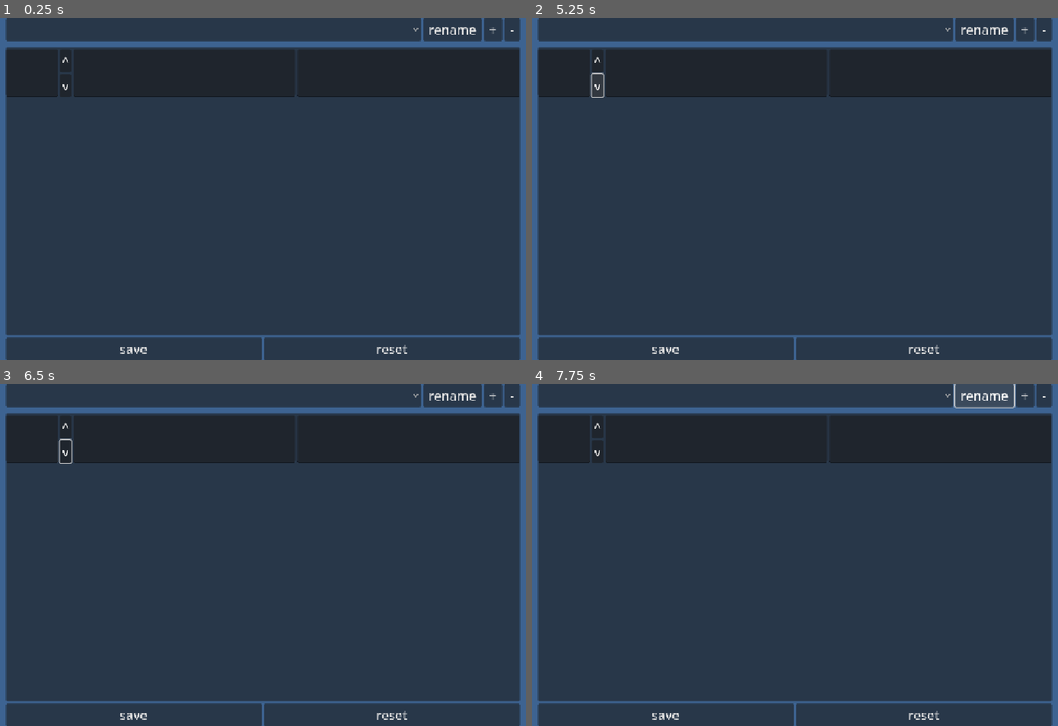
Above: before the commit, frames 1-4 (two rows, left to right).
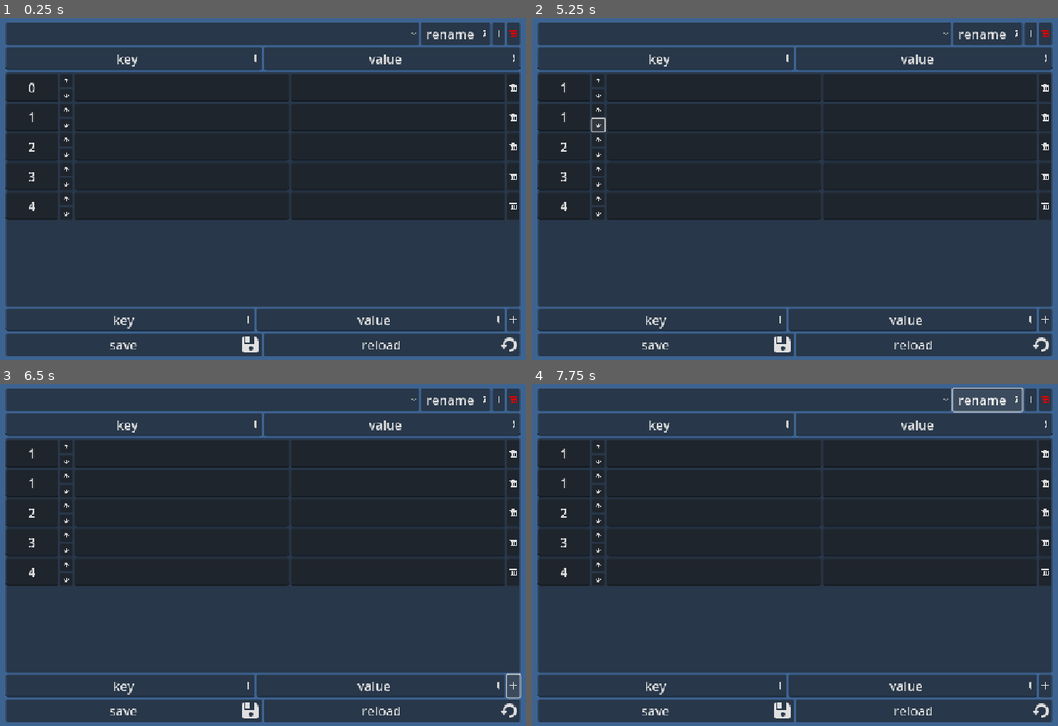
Above: after the commit, the same moments.

Repository: TheoLomeuBraga/list_it_all
Game: Godot game, scene res://main.tscn
Same seed, same stepped clock (60 frames per second), same inputs: the game is played once before the commit and once after it.
Inputs (mouse positions are in pixels of both pictures, inside the frame that each line leads up to; where the layout moved, square brackets give the same spot in the first picture):
- Up to frame 1 (0.25 s): no input
- Up to frame 2 (5.25 s): click "rename" at 0.5 s; click (1042, 28) at 1.25 s, where only the run before the commit has a clickable "-"; click (1047, 35) at 2.02 s; click (595, 59) at 2.75 s, where only the run before the commit has a clickable "^"; click (600, 79) at 3.52 s; click (595, 86) at 4.25 s, where only the run before the commit has a clickable "v"; click (600, 96) at 5.02 s
- Up to frame 3 (6.5 s): click (515, 684) at 5.77 s
- Up to frame 4 (7.75 s): click (1031, 401) [1026, 394] at 6.5 s; click "rename" at 7.25 s

The runs differ from the first frame. In frame 1, 44% of the frame differs, in the area x 1-99%, y 0-100%; in frame 2, 44%; in frame 3, 44%; in frame 4, 44%.

Commit message:
finish ui layout

Diff:
--- /dev/null
+++ b/icons/Add.svg
@@ -0,0 +1 @@
+<svg xmlns="http://www.w3.org/2000/svg" width="16" height="16"><path fill="#e0e0e0" d="m7 1v6h-6v2h6v6h2v-6h6v-2h-6v-6z"/></svg>
--- /dev/null
+++ b/icons/ArrowDown.svg
@@ -0,0 +1 @@
+<svg xmlns="http://www.w3.org/2000/svg" width="16" height="16"><path fill="none" stroke="#e0e0e0" stroke-linecap="round" stroke-linejoin="round" stroke-width="2" d="M8 5v7l4-4m-4 4L4 8"/></svg>
--- /dev/null
+++ b/icons/ArrowUp.svg
@@ -0,0 +1 @@
+<svg xmlns="http://www.w3.org/2000/svg" width="16" height="16"><path fill="none" stroke="#e0e0e0" stroke-linecap="round" stroke-linejoin="round" stroke-width="2" d="M8 11V4L4 8m4-4 4 4"/></svg>
--- /dev/null
+++ b/icons/Edit.svg
@@ -0,0 +1 @@
+<svg xmlns="http://www.w3.org/2000/svg" width="16" height="16"><path fill="#e0e0e0" d="m7 1c-.554 0-1 .446-1 1v2h4v-2c0-.554-.446-1-1-1zm-1 4v7l2 3 2-3v-7zm1 1h1v5h-1z"/></svg>
--- /dev/null
+++ b/icons/Reload.svg
@@ -0,0 +1 @@
+<svg xmlns="http://www.w3.org/2000/svg" width="16" height="16"><path fill="#e0e0e0" d="M5 8a4 4 0 1 1 4 4v2a6 6 0 1 0-6-6H1l3 4 3-4z"/></svg>
--- /dev/null
+++ b/icons/Remove.svg
@@ -0,0 +1 @@
+<svg xmlns="http://www.w3.org/2000/svg" width="16" height="16"><path fill="#e0e0e0" d="m5 1v1h-4v2h14v-2h-4v-1zm-3 4v8a2 2 0 0 0 2 2h8a2 2 0 0 0 2-2v-8zm1 2h2v6h-2zm4 0h2v6h-2zm4 0h2v6h-2z"/></svg>
--- /dev/null
+++ b/icons/Save.svg
@@ -0,0 +1 @@
+<svg xmlns="http://www.w3.org/2000/svg" width="16" height="16"><path fill="#e0e0e0" d="M3 1a2 2 0 0 0-2 2v10a2 2 0 0 0 2 2h10a2 2 0 0 0 2-2V4l-3-3h-1v6H3zm1 0v5h3V1zm4 8a1 1 0 0 1 0 4 1 1 0 0 1 0-4z"/></svg>
--- /dev/null
+++ b/item_list/list_item.gd
@@ -0,0 +1,61 @@
+extends HBoxContainer
+class_name ListItem
+
+func get_id() -> int:
+	return get_index()
+
+func set_id(id : int) -> void:
+	if id >= 0:
+		$id.text = str(id)
+		get_parent().move_child(self,id)
+	else:
+		return
+
+	var last_brother_id : int = get_parent().get_child_count()-1
+	if id > last_brother_id:
+		$id.text = str(id)
+		get_parent().move_child(self,last_brother_id)
+
+
+
+func reset_id_display() -> void:
+	set_id(get_id())
+
+func reset_id_display_all_brothers() -> void:
+	for b in get_parent().get_children():
+		if b is ListItem:
+			b.reset_id_display()
+
+func get_key() -> String:
+	return $key.text
+
+func set_key(key : String) -> void:
+	$key.text = key
+
+func get_value() -> String:
+	return $value.text
+
+func set_value(value : String) -> void:
+	$value.text = value
+
+func move_up() -> void:
+	set_id(get_id()-1)
+
+
+func move_down() -> void:
+	set_id(get_id()+1)
+
+
+func _ready() -> void:
+
+
+	var on_id_submitted = func (text : String) -> void:
+		set_id(text.to_int())
+	$id.text_submitted.connect(on_id_submitted)
+
+	$VBoxContainer/up.pressed.connect(move_up)
+	$VBoxContainer/down.pressed.connect(move_down)
+
+	$remove.pressed.connect(queue_free)
+
+	reset_id_display()
--- /dev/null
+++ b/item_list/list_item.tscn
@@ -0,0 +1,41 @@
+[gd_scene load_steps=5 format=3 uid="uid://dgkkw38m7lasw"]
+
+[ext_resource type="Script" uid="uid://bvh3relsb5c2q" path="res://item_list/list_item.gd" id="1_nart2"]
+[ext_resource type="Texture2D" uid="uid://dhrubgn2cdwcw" path="res://icons/ArrowUp.svg" id="2_at0n8"]
+[ext_resource type="Texture2D" uid="uid://5binq6hoehgf" path="res://icons/Remove.svg" id="2_r6au1"]
+[ext_resource type="Texture2D" uid="uid://xmbhj3s63pqu" path="res://icons/ArrowDown.svg" id="3_bugv6"]
+
+[node name="list_item" type="HBoxContainer"]
+alignment = 1
+script = ExtResource("1_nart2")
+
+[node name="id" type="LineEdit" parent="."]
+layout_mode = 2
+alignment = 1
+max_length = 3
+
+[node name="VBoxContainer" type="VBoxContainer" parent="."]
+layout_mode = 2
+
+[node name="up" type="Button" parent="VBoxContainer"]
+layout_mode = 2
+icon = ExtResource("2_at0n8")
+
+[node name="down" type="Button" parent="VBoxContainer"]
+layout_mode = 2
+icon = ExtResource("3_bugv6")
+
+[node name="key" type="LineEdit" parent="."]
+layout_mode = 2
+size_flags_horizontal = 3
+alignment = 1
+
+[node name="value" type="LineEdit" parent="."]
+layout_mode = 2
+size_flags_horizontal = 3
+alignment = 1
+
+[node name="remove" type="Button" parent="."]
+layout_mode = 2
+icon = ExtResource("2_r6au1")
+icon_alignment = 1
--- a/main.tscn
+++ b/main.tscn
@@ -1,4 +1,11 @@
-[gd_scene load_steps=3 format=3 uid="uid://c4abt3l70yows"]
+[gd_scene load_steps=11 format=3 uid="uid://c4abt3l70yows"]
+
+[ext_resource type="Texture2D" uid="uid://cumftfxkll0kp" path="res://icons/Add.svg" id="1_1bvp3"]
+[ext_resource type="Texture2D" uid="uid://pc2jovg64cv5" path="res://icons/Edit.svg" id="1_7mycd"]
+[ext_resource type="PackedScene" uid="uid://dgkkw38m7lasw" path="res://item_list/list_item.tscn" id="1_ig7tw"]
+[ext_resource type="Texture2D" uid="uid://5binq6hoehgf" path="res://icons/Remove.svg" id="2_lquwl"]
+[ext_resource type="Texture2D" uid="uid://dag1rjjqtci4d" path="res://icons/Save.svg" id="4_7mycd"]
+[ext_resource type="Texture2D" uid="uid://cixsgxc3xpicr" path="res://icons/Reload.svg" id="5_lquwl"]
 
 [sub_resource type="Theme" id="Theme_7dm0k"]
 Button/font_sizes/font_size = 24
@@ -6,6 +13,12 @@
 
 [sub_resource type="StyleBoxFlat" id="StyleBoxFlat_7dm0k"]
 bg_color = Color(0.2394, 0.38817, 0.57, 1)
+
+[sub_resource type="StyleBoxFlat" id="StyleBoxFlat_lquwl"]
+bg_color = Color(0.6, 0.6, 0.6, 0)
+
+[sub_resource type="StyleBoxFlat" id="StyleBoxFlat_7mycd"]
+bg_color = Color(0.239216, 0.0823529, 0.309804, 1)
 
 [node name="Main" type="Control"]
 texture_filter = 1
@@ -35,6 +48,10 @@
 [node name="VBoxContainer" type="VBoxContainer" parent="PanelContainer/AspectRatioContainer"]
 layout_mode = 2
 
+[node name="HSeparator" type="HSeparator" parent="PanelContainer/AspectRatioContainer/VBoxContainer"]
+layout_mode = 2
+theme_override_styles/separator = SubResource("StyleBoxFlat_lquwl")
+
 [node name="list_manager" type="HBoxContainer" parent="PanelContainer/AspectRatioContainer/VBoxContainer"]
 layout_mode = 2
 
@@ -45,17 +62,43 @@
 [node name="Button" type="Button" parent="PanelContainer/AspectRatioContainer/VBoxContainer/list_manager"]
 layout_mode = 2
 text = " rename "
+icon = ExtResource("1_7mycd")
+icon_alignment = 2
 
 [node name="add" type="Button" parent="PanelContainer/AspectRatioContainer/VBoxContainer/list_manager"]
 layout_mode = 2
-text = " + "
+icon = ExtResource("1_1bvp3")
+icon_alignment = 1
 
 [node name="remove" type="Button" parent="PanelContainer/AspectRatioContainer/VBoxContainer/list_manager"]
 layout_mode = 2
-text = " - "
-
-[node name="HSeparator" type="HSeparator" parent="PanelContainer/AspectRatioContainer/VBoxContainer"]
-layout_mode = 2
+theme_override_colors/icon_disabled_color = Color(1, 0, 0, 1)
+theme_override_colors/icon_hover_pressed_color = Color(1, 0, 0, 1)
+theme_override_colors/icon_hover_color = Color(1, 0, 0, 1)
+theme_override_colors/icon_pressed_color = Color(1, 0, 0, 1)
+theme_override_colors/icon_focus_color = Color(1, 0, 0, 1)
+theme_override_colors/icon_normal_color = Color(1, 0, 0, 1)
+icon = ExtResource("2_lquwl")
+icon_alignment = 1
+
+[node name="column_info" type="HBoxContainer" parent="PanelContainer/AspectRatioContainer/VBoxContainer"]
+layout_mode = 2
+
+[node name="key" type="LineEdit" parent="PanelContainer/AspectRatioContainer/VBoxContainer/column_info"]
+layout_mode = 2
+size_flags_horizontal = 3
+text = "key"
+placeholder_text = "key"
+alignment = 1
+right_icon = ExtResource("1_7mycd")
+
+[node name="value" type="LineEdit" parent="PanelContainer/AspectRatioContainer/VBoxContainer/column_info"]
+layout_mode = 2
+size_flags_horizontal = 3
+text = "value"
+placeholder_text = "value"
+alignment = 1
+right_icon = ExtResource("1_7mycd")
 
 [node name="Panel" type="Panel" parent="PanelContainer/AspectRatioContainer/VBoxContainer"]
 layout_mode = 2
@@ -78,36 +121,43 @@
 size_flags_horizontal = 3
 size_flags_vertical = 3
 
-[node name="list_item" type="HBoxContainer" parent="PanelContainer/AspectRatioContainer/VBoxContainer/Panel/ScrollContainer/HBoxContainer/VBoxContainer"]
-layout_mode = 2
-alignment = 1
-
-[node name="id" type="LineEdit" parent="PanelContainer/AspectRatioContainer/VBoxContainer/Panel/ScrollContainer/HBoxContainer/VBoxContainer/list_item"]
-layout_mode = 2
-alignment = 1
-max_length = 3
-
-[node name="VBoxContainer" type="VBoxContainer" parent="PanelContainer/AspectRatioContainer/VBoxContainer/Panel/ScrollContainer/HBoxContainer/VBoxContainer/list_item"]
-layout_mode = 2
-
-[node name="up" type="Button" parent="PanelContainer/AspectRatioContainer/VBoxContainer/Panel/ScrollContainer/HBoxContainer/VBoxContainer/list_item/VBoxContainer"]
-layout_mode = 2
-text = "^"
-
-[node name="down" type="Button" parent="PanelContainer/AspectRatioContainer/VBoxContainer/Panel/ScrollContainer/HBoxContainer/VBoxContainer/list_item/VBoxContainer"]
-layout_mode = 2
-text = "v
-"
-
-[node name="key" type="LineEdit" parent="PanelContainer/AspectRatioContainer/VBoxContainer/Panel/ScrollContainer/HBoxContainer/VBoxContainer/list_item"]
-layout_mode = 2
-size_flags_horizontal = 3
-alignment = 1
-
-[node name="value" type="LineEdit" parent="PanelContainer/AspectRatioContainer/VBoxContainer/Panel/ScrollContainer/HBoxContainer/VBoxContainer/list_item"]
-layout_mode = 2
-size_flags_horizontal = 3
-alignment = 1
+[node name="list_item" parent="PanelContainer/AspectRatioContainer/VBoxContainer/Panel/ScrollContainer/HBoxContainer/VBoxContainer" instance=ExtResource("1_ig7tw")]
+layout_mode = 2
+
+[node name="list_item2" parent="PanelContainer/AspectRatioContainer/VBoxContainer/Panel/ScrollContainer/HBoxContainer/VBoxContainer" instance=ExtResource("1_ig7tw")]
+layout_mode = 2
+
+[node name="list_item3" parent="PanelContainer/AspectRatioContainer/VBoxContainer/Panel/ScrollContainer/HBoxContainer/VBoxContainer" instance=ExtResource("1_ig7tw")]
+layout_mode = 2
+
+[node name="list_item4" parent="PanelContainer/AspectRatioContainer/VBoxContainer/Panel/ScrollContainer/HBoxContainer/VBoxContainer" instance=ExtResource("1_ig7tw")]
+layout_mode = 2
+
+[node name="list_item5" parent="PanelContainer/AspectRatioContainer/VBoxContainer/Panel/ScrollContainer/HBoxContainer/VBoxContainer" instance=ExtResource("1_ig7tw")]
+layout_mode = 2
+
+[node name="add_column" type="HBoxContainer" parent="PanelContainer/AspectRatioContainer/VBoxContainer"]
+layout_mode = 2
+
+[node name="key" type="LineEdit" parent="PanelContainer/AspectRatioContainer/VBoxContainer/add_column"]
+layout_mode = 2
+size_flags_horizontal = 3
+text = "key"
+placeholder_text = "key"
+alignment = 1
+right_icon = ExtResource("1_7mycd")
+
+[node name="value" type="LineEdit" parent="PanelContainer/AspectRatioContainer/VBoxContainer/add_column"]
+layout_mode = 2
+size_flags_horizontal = 3
+text = "value"
+placeholder_text = "value"
+alignment = 1
+right_icon = ExtResource("1_7mycd")
+
+[node name="Button" type="Button" parent="PanelContainer/AspectRatioContainer/VBoxContainer/add_column"]
+layout_mode = 2
+icon = ExtResource("1_1bvp3")
 
 [node name="HBoxContainer" type="HBoxContainer" parent="PanelContainer/AspectRatioContainer/VBoxContainer"]
 layout_mode = 2
@@ -117,9 +167,145 @@
 size_flags_horizontal = 3
 text = "save
 "
+icon = ExtResource("4_7mycd")
+icon_alignment = 2
+expand_icon = true
 
 [node name="reset" type="Button" parent="PanelContainer/AspectRatioContainer/VBoxContainer/HBoxContainer"]
 layout_mode = 2
 size_flags_horizontal = 3
-text = "reset
+text = "reload
 "
+icon = ExtResource("5_lquwl")
+icon_alignment = 2
+expand_icon = true
+
+[node name="HSeparator2" type="HSeparator" parent="PanelContainer/AspectRatioContainer/VBoxContainer"]
+layout_mode = 2
+theme_override_styles/separator = SubResource("StyleBoxFlat_lquwl")
+
+[node name="new_list" type="Window" parent="."]
+canvas_item_default_texture_filter = 0
+title = "new list"
+initial_position = 2
+size = Vector2i(620, 435)
+visible = false
+unresizable = true
+always_on_top = true
+sharp_corners = true
+
+[node name="PanelContainer" type="PanelContainer" parent="new_list"]
+texture_filter = 1
+anchors_preset = 15
+anchor_right = 1.0
+anchor_bottom = 1.0
+grow_horizontal = 2
+grow_vertical = 2
+size_flags_vertical = 3
+theme_override_styles/panel = SubResource("StyleBoxFlat_7mycd")
+metadata/_edit_use_anchors_ = true
+
+[node name="VBoxContainer" type="VBoxContainer" parent="new_list/PanelContainer"]
+layout_mode = 2
+theme_override_constants/separation = 64
+alignment = 1
+
+[node name="LineEdit" type="LineEdit" parent="new_list/PanelContainer/VBoxContainer"]
+layout_mode = 2
+text = "new list"
+alignment = 1
+
+[node name="HBoxContainer" type="HBoxContainer" parent="new_list/PanelContainer/VBoxContainer"]
+layout_mode = 2
+
+[node name="Column1" type="LineEdit" parent="new_list/PanelContainer/VBoxContainer/HBoxContainer"]
+layout_mode = 2
+size_flags_horizontal = 3
+text = "column 1"
+alignment = 1
+right_icon = ExtResource("1_7mycd")
+
+[node name="Column2" type="LineEdit" parent="new_list/PanelContainer/VBoxContainer/HBoxContainer"]
+layout_mode = 2
+size_flags_horizontal = 3
+text = "column 2"
+alignment = 1
+right_icon = ExtResource("1_7mycd")
+
+[node name="create" type="Button" parent="new_list/PanelContainer/VBoxContainer"]
+layout_mode = 2
+text = "create new list"
+
+[node name="delete_list" type="Window" parent="."]
+auto_translate_mode = 1
+canvas_item_default_texture_filter = 0
+title = "delete list ?"
+initial_position = 2
+size = Vector2i(620, 435)
+visible = false
+unresizable = true
+always_on_top = true
+sharp_corners = true
+
+[node name="PanelContainer" type="PanelContainer" parent="delete_list"]
+texture_filter = 1
+anchors_preset = 15
+anchor_right = 1.0
+anchor_bottom = 1.0
+grow_horizontal = 2
+grow_vertical = 2
+size_flags_vertical = 3
+theme_override_styles/panel = SubResource("StyleBoxFlat_7mycd")
+metadata/_edit_use_anchors_ = true
+
+[node name="VBoxContainer" type="VBoxContainer" parent="delete_list/PanelContainer"]
+layout_mode = 2
+theme_override_constants/separation = 64
+alignment = 1
+
+[node name="Label" type="Label" parent="delete_list/PanelContainer/VBoxContainer"]
+layout_mode = 2
+theme_override_font_sizes/font_size = 32
+text = "delete list ?"
+horizontal_alignment = 1
+vertical_alignment = 1
+
+[node name="HBoxContainer" type="HBoxContainer" parent="delete_list/PanelContainer/VBoxContainer"]
+layout_mode = 2
+alignment = 1
+
+[node name="yes" type="Button" parent="delete_list/PanelContainer/VBoxContainer/HBoxContainer"]
+layout_mode = 2
+size_flags_horizontal = 3
+theme_override_colors/font_disabled_color = Color(1, 0, 0, 1)
+theme_override_colors/font_hover_pressed_color = Color(1, 0, 0, 1)
+theme_override_colors/font_hover_color = Color(1, 0, 0, 1)
+theme_override_colors/icon_disabled_color = Color(1, 0, 0, 1)
+theme_override_colors/icon_hover_pressed_color = Color(1, 0, 0, 1)
+theme_override_colors/icon_hover_color = Color(1, 0, 0, 1)
+theme_override_colors/icon_pressed_color = Color(1, 0, 0, 1)
+theme_override_colors/icon_focus_color = Color(1, 0, 0, 1)
+theme_override_colors/icon_normal_color = Color(1, 0, 0, 1)
+theme_override_colors/font_outline_color = Color(1, 0, 0, 1)
+theme_override_colors/font_color = Color(1, 0, 0, 1)
+theme_override_colors/font_focus_color = Color(1, 0, 0, 1)
+theme_override_colors/font_pressed_color = Color(1, 0, 0, 1)
+text = "YES"
+
+[node name="no" type="Button" parent="delete_list/PanelContainer/VBoxContainer/HBoxContainer"]
+layout_mode = 2
+size_flags_horizontal = 3
+theme_override_colors/font_disabled_color = Color(0, 1, 0, 1)
+theme_override_colors/font_hover_pressed_color = Color(0, 1, 0, 1)
+theme_override_colors/font_hover_color = Color(0, 1, 0, 1)
+theme_override_colors/icon_disabled_color = Color(0, 1, 0, 1)
+theme_override_colors/icon_hover_pressed_color = Color(0, 1, 0, 1)
+theme_override_colors/icon_hover_color = Color(0, 1, 0, 1)
+theme_override_colors/icon_pressed_color = Color(0, 1, 0, 1)
+theme_override_colors/icon_focus_color = Color(0, 1, 0, 1)
+theme_override_colors/icon_normal_color = Color(0, 1, 0, 1)
+theme_override_colors/font_outline_color = Color(0, 1, 0, 1)
+theme_override_colors/font_color = Color(0, 1, 0, 1)
+theme_override_colors/font_focus_color = Color(0, 1, 0, 1)
+theme_override_colors/font_pressed_color = Color(0, 1, 0, 1)
+text = "NO"
Not shown, added: icons/Add.svg.import
Not shown, added: icons/ArrowDown.svg.import
Not shown, added: icons/ArrowUp.svg.import
Not shown, added: icons/Edit.svg.import
Not shown, added: icons/Reload.svg.import
Not shown, added: icons/Remove.svg.import
Not shown, added: icons/Save.svg.import
Not shown, added: item_list/list_item.gd.uid
